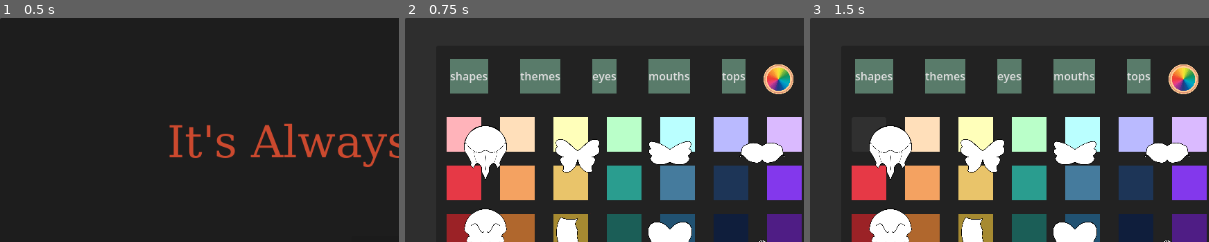
Above: before the commit, frames 1-3 (left to right).
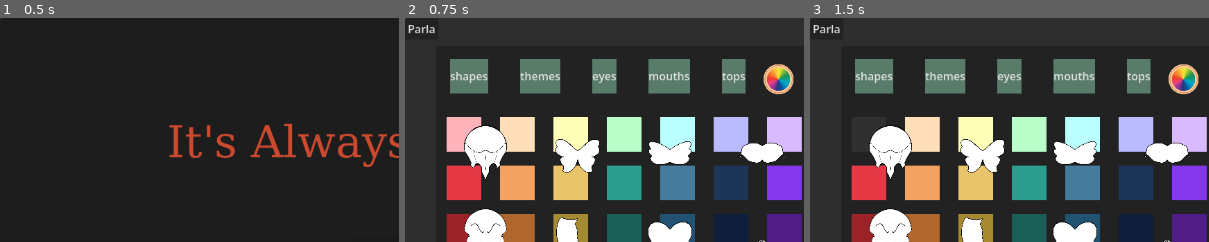
Above: after the commit, the same moments.

Repository: antvonio/globalGameJam2026
Game: Godot game, scene res://scenes/main_menu.tscn
Two runs of this game, one before a commit and one after it. Both use one fixed random seed, a clock stepped at 60 frames per second and the inputs below. This scene is started directly instead of the project's main scene.
Inputs (mouse positions are % of the whole screen's width and height, from its top left):
- Up to frame 1 (0.5 s): no input
- Up to frame 2 (0.75 s): click "Press Start" at 0.5 s
- Up to frame 3 (1.5 s): click (7, 26) at 1.25 s
The pictures show only the part of the screen within x 0-50%, y 0-50%; the shares and areas given below are measured in that part.

Frame 1 is identical in both runs. In frame 2, 0.1% of the frame differs, in the area x 0-8%, y 3-7%; in frame 3, 0.1%.

Commit message:
Add dialogueBox

Diff:
--- a/scenes/DialogueBox.tscn
+++ b/scenes/DialogueBox.tscn
@@ -1,7 +1,7 @@
 [gd_scene format=3 uid="uid://jdtykg5h4bro"]
 
-[ext_resource type="Script" path="res://scenes/dialogue_box.gd" id="1_r2og1"]
-[ext_resource type="Script" path="res://scenes/npc.gd" id="2_giuoe"]
+[ext_resource type="Script" uid="uid://7h7cancku032" path="res://scenes/dialogue_box.gd" id="1_r2og1"]
+[ext_resource type="Texture2D" uid="uid://d3wkhyewime51" path="res://icons/UI_Assets/chiusura.png" id="2_1n5wf"]
 
 [node name="DialogueBox" type="Control" unique_id=2074582808 groups=["DialogueBox"]]
 visible = false
@@ -33,6 +33,4 @@
 
 [node name="NextButton" type="Button" parent="Panel/VBoxContainer" unique_id=1525067320]
 layout_mode = 2
-
-[node name="NPC" type="Node2D" parent="Panel/VBoxContainer" unique_id=1732182253]
-script = ExtResource("2_giuoe")
+icon = ExtResource("2_1n5wf")
--- /dev/null
+++ b/scenes/dialogue_box.gd
@@ -0,0 +1,15 @@
+extends Control
+
+
+# Called when the node enters the scene tree for the first time.
+func _ready() -> void:
+	pass # Replace with function body.
+
+
+# Called every frame. 'delta' is the elapsed time since the previous frame.
+func _process(delta: float) -> void:
+	pass
+
+
+func _on_next_button_pressed() -> void:
+	pass # Replace with function body.
--- a/scenes/project.tscn
+++ b/scenes/project.tscn
@@ -1,14 +1,17 @@
 [gd_scene format=3 uid="uid://bgedchu7o066v"]
 
 [ext_resource type="Script" uid="uid://c43l14sx3cv75" path="res://scripts/MaskRenderer.gd" id="1_2hkg8"]
-[ext_resource type="Script" uid="uid://cfsdnq3d4h2u3" path="res://scripts/UIMaskHandler.gd" id="1_nbemg"]
+[ext_resource type="Script" path="res://scripts/UIMaskHandler.gd" id="1_nbemg"]
 [ext_resource type="Script" uid="uid://dlgvk6a76qwkn" path="res://scripts/MaskManager.gd" id="2_6xffl"]
 [ext_resource type="Shader" uid="uid://bmh6v6gyp6hyg" path="res://scenes/project.gdshader" id="2_r1lkl"]
 [ext_resource type="Script" uid="uid://chyxvugckvb55" path="res://scripts/InventoryManager.gd" id="3_r1lkl"]
-[ext_resource type="Script" uid="uid://dla3q0mj8ujvh" path="res://scenes/colorButton.gd" id="4_ioxnp"]
+[ext_resource type="Script" path="res://scenes/colorButton.gd" id="4_ioxnp"]
 [ext_resource type="Texture2D" uid="uid://btrj2bxlh8im7" path="res://icons/UI_Assets/color_wheel.png" id="5_6ipd3"]
-[ext_resource type="Script" uid="uid://vpriluoayk8n" path="res://scenes/section_color.gd" id="5_djuk3"]
+[ext_resource type="Script" path="res://scenes/section_color.gd" id="5_djuk3"]
 [ext_resource type="Script" uid="uid://cbj1jllypqw2j" path="res://scenes/ItemDB.gd" id="6_uthkf"]
+[ext_resource type="PackedScene" uid="uid://jdtykg5h4bro" path="res://scenes/DialogueBox.tscn" id="10_hyn5d"]
+[ext_resource type="Script" path="res://scenes/talk_button.gd" id="11_dsnwd"]
+[ext_resource type="Script" uid="uid://ccd3nenpxsiyx" path="res://scripts/npc.gd" id="12_sa0gx"]
 
 [sub_resource type="Theme" id="Theme_2hkg8"]
 
@@ -403,3 +406,17 @@
 
 [node name="ItemDB" type="Node2D" parent="." unique_id=1763629722]
 script = ExtResource("6_uthkf")
+
+[node name="DialogueBox" parent="." unique_id=2074582808 instance=ExtResource("10_hyn5d")]
+layout_mode = 0
+
+[node name="TalkButton" type="Button" parent="." unique_id=1071708277]
+layout_mode = 0
+offset_right = 8.0
+offset_bottom = 8.0
+text = "Parla"
+script = ExtResource("11_dsnwd")
+npc_path = NodePath("../NPC")
+
+[node name="NPC" type="Node2D" parent="." unique_id=786657073]
+script = ExtResource("12_sa0gx")
--- /dev/null
+++ b/scripts/talk_button.gd
@@ -0,0 +1,7 @@
+extends Button
+
+@export var npc_path: NodePath
+@onready var npc = get_node(npc_path)
+
+func _pressed():
+	npc.start_dialogue()
Not shown, added: scenes/dialogue_box.gd.uid
Not shown, added: scripts/talk_button.gd.uid
